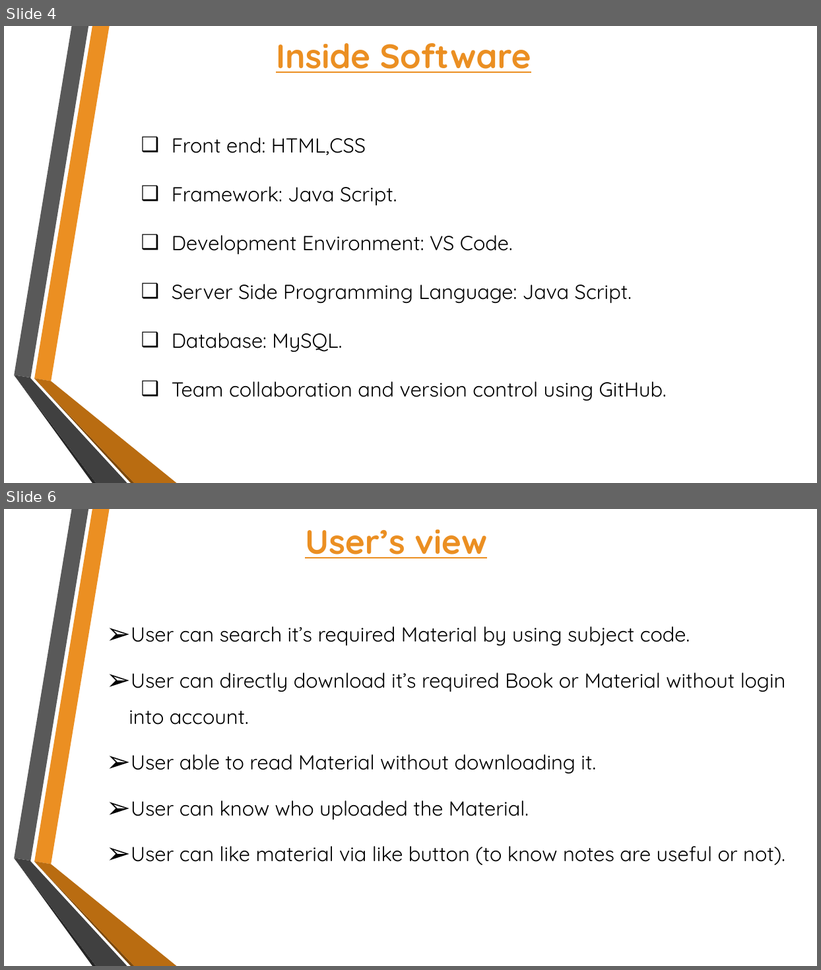
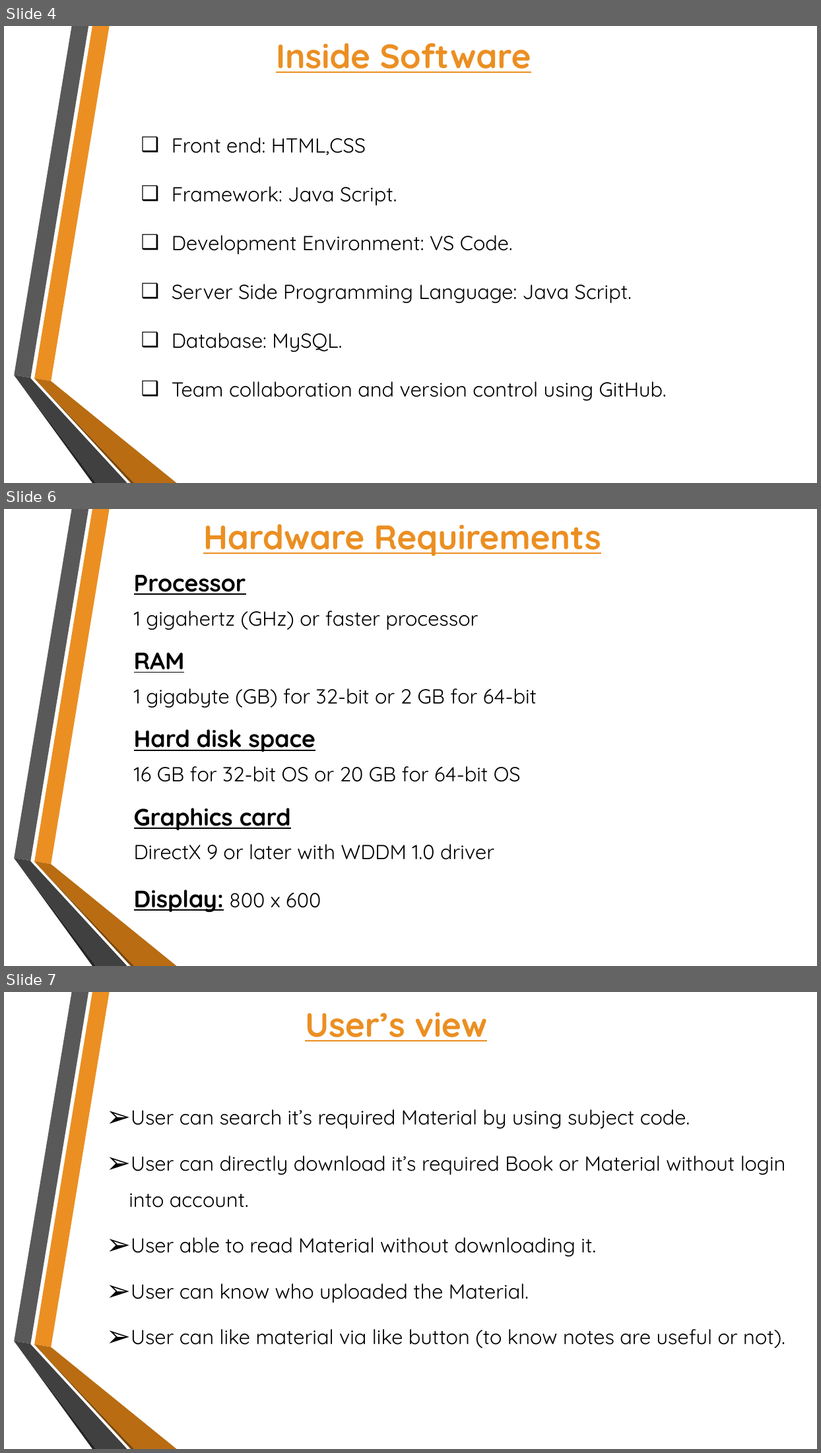
Before and after one commit to Chiragsinh22/YPC-project, a slide deck: Presentation and report/ONLINE STUDY MATERIAL final.pptx. Shown one above the other, each under a label of ours: slides 4 and 6 before the commit, slides 4, 6 and 7 after it; the slides between them are not shown. The pictures are 821x970 and 821x1453 pixels, drawn with LibreOffice and Linux fonts; fonts in the diff are those of the drawing; background and template pictures are left out. Boxes give left, top, right and bottom in pixels: in the first picture for what was removed or moved away, otherwise in the second. Text is boxed around its words. In the diff, an @@ line names an element or a change of style, - is before the commit and + after.

```diff
--- a/Presentation and report/ONLINE STUDY MATERIAL final.pptx
+++ b/Presentation and report/ONLINE STUDY MATERIAL final.pptx
@@ slide 6 added at bbox=[4, 509, 817, 966], background picture (left out); not listed: 6 template elements that a slide beside it also shows @@
@@ text added at bbox=[203, 524, 601, 557], 40 pt, text #EB8F22, bold, underline @@
+Hardware Requirements
@@ text added at bbox=[134, 575, 478, 630], 24 pt, text #000000 @@
+Processor
+1 gigahertz (GHz) or faster processor
@@ text added at bbox=[134, 652, 537, 708], 24 pt, text #000000 @@
+RAM
+1 gigabyte (GB) for 32-bit or 2 GB for 64-bit
@@ text added at bbox=[134, 729, 521, 782], 24 pt, text #000000 @@
+Hard disk space
+16 GB for 32-bit OS or 20 GB for 64-bit OS
@@ text added at bbox=[134, 808, 494, 860], 24 pt, text #000000 @@
+Graphics card
+DirectX 9 or later with WDDM 1.0 driver
@@ text added at bbox=[134, 890, 321, 913], 28 pt, text #000000, bold, underline @@
+Display: 800 x 600
@@ what was slide 6 is now slide 7 @@
```
Also in this commit, not shown: 2 slides changed.
